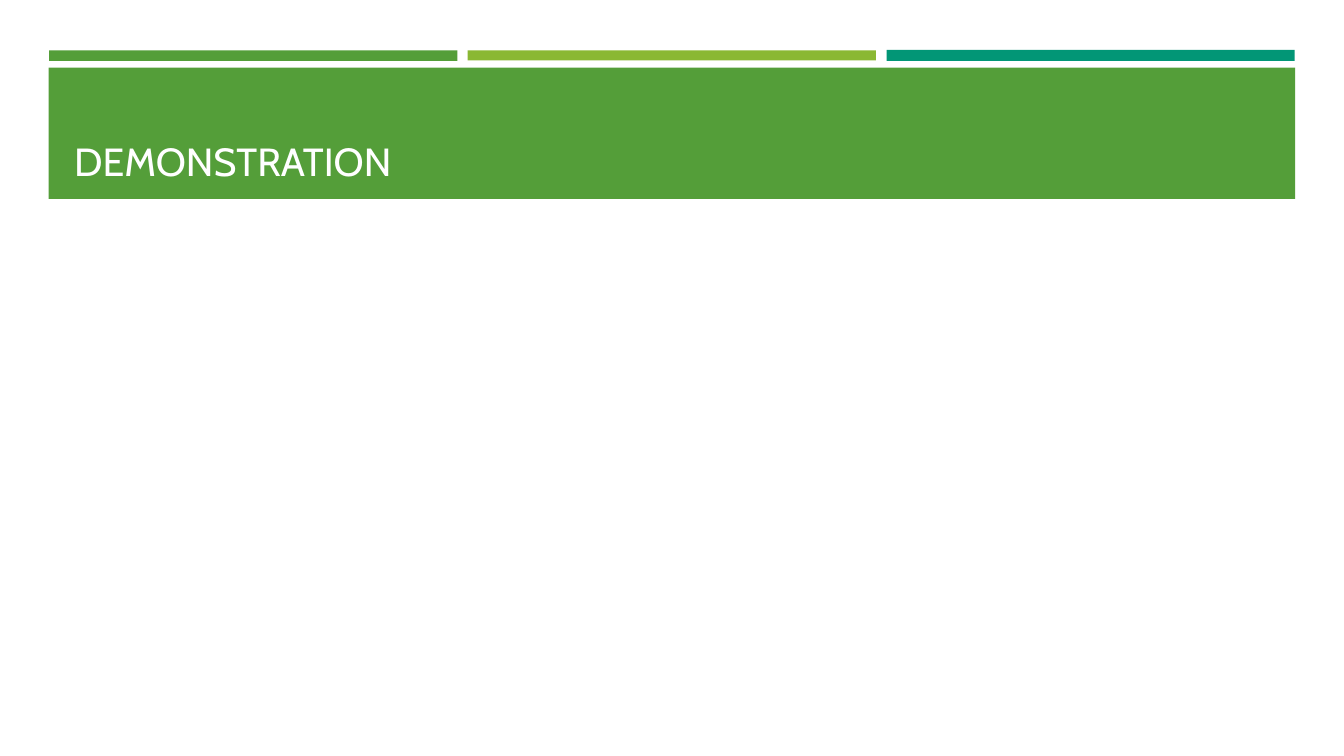
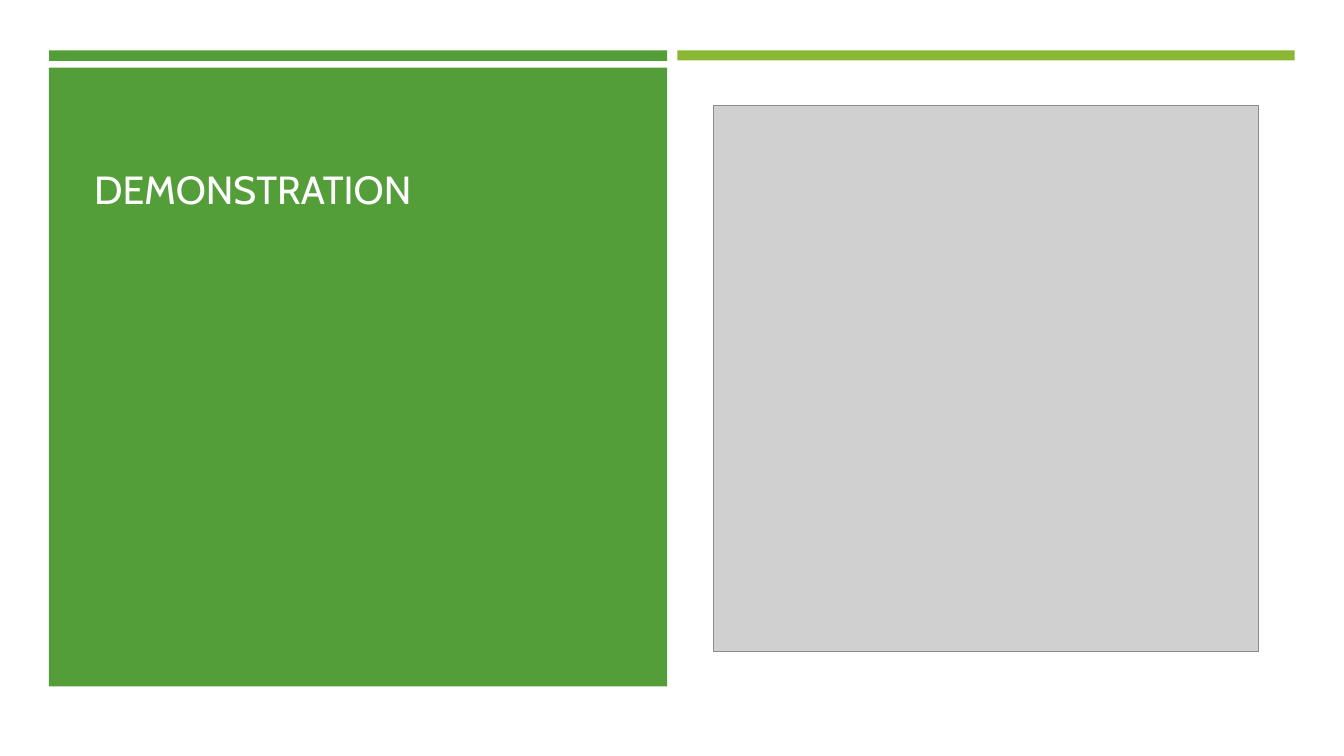
Before and after one commit to C-Strunge/3.SemesterSWD-Eksamen.Final, a slide deck: slide 8 of The Next præsentation.pptx. Drawn at 1344x756 pixels with LibreOffice and Linux fonts; fonts in the diff are those of the drawing; grey boxes stand for pictures. Boxes give left, top, right and bottom in pixels: in the first picture for what was removed or moved away, otherwise in the second. Text is boxed around its words. In the diff, an @@ line names an element or a change of style, - is before the commit and + after.

```diff
--- a/The Next præsentation.pptx
+++ b/The Next præsentation.pptx
@@ rectangle added at (0,0,1344,756), fill #FFFFFF @@
@@ rectangle removed at (49,50,458,60) @@
@@ rectangle added at (49,50,667,60), fill #549E39 @@
@@ rectangle removed at (468,50,876,60) @@
@@ rectangle added at (678,50,1295,60), fill #8AB833 @@
@@ rectangle removed at (886,50,1295,62) @@
@@ rectangle removed at (48,68,1296,199) @@
@@ rectangle added at (48,68,667,687), fill #549E39 @@
@@ rectangle added at (678,69,1295,687), fill #FFFFFF @@
@@ title "DEMONSTRATION": place and size @@
-title "DEMONSTRATION" at (74,148,391,177)
+title "DEMONSTRATION" at (94,176,411,205)
@@ picture added at (714,106,1259,651) @@
```
Also in this commit, not shown: 5 other slides changed.
